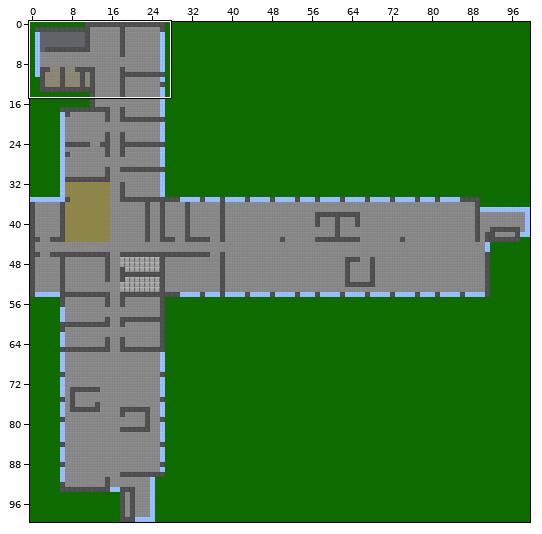
Level history. Tiled map: untitled.tmx. The picture above shows the old version from afar; the outline marks the close-up.
Close-up. Earlier state:
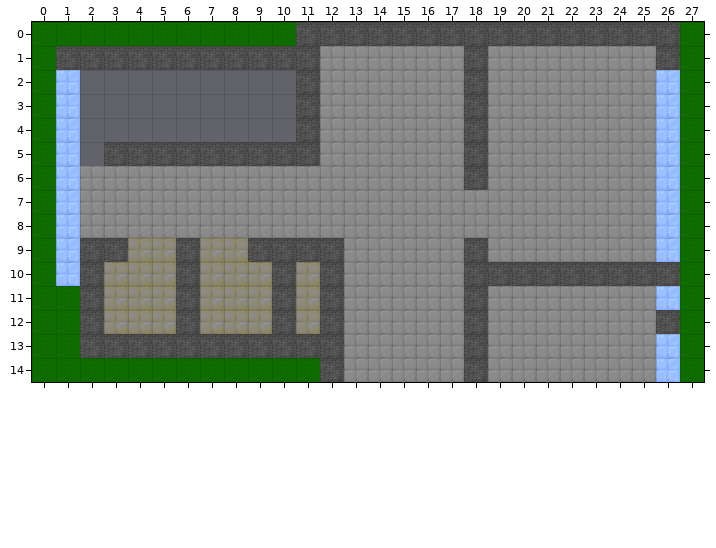
Cells are 32x32 px. Shown: x 0..27, y 0..14. The commit also changed other parts of the map, which this record leaves out.
And afterwards:
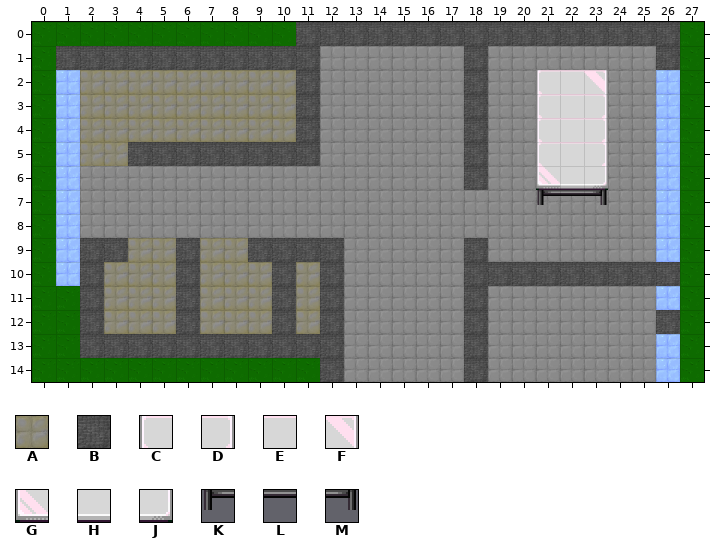
Key: from "Floor": A 1, B 38; from "OfficeTiles": C 152, D 152 flipped left-right, E 153, F 154, G 168, H 169, J 170, K 184, L 185, M 186.
_ is an empty cell.
The exact change:
Layer "floor":
y 2..4: x 2..10 _________ -> AAAAAAAAA
y 5: x 2..3 _B -> AA
Layer "moebel":
y 2: x 21..23 ___ -> CEF
y 3..5: x 21..23 ___ -> CED
y 6: x 21..23 ___ -> GHJ
y 7: x 21..23 ___ -> KLM
Boxes around the changes in both close-ups, in picture pixels (x1, y1, x2, y2):
changed: (80, 70, 296, 166)
added: (536, 70, 608, 205)
